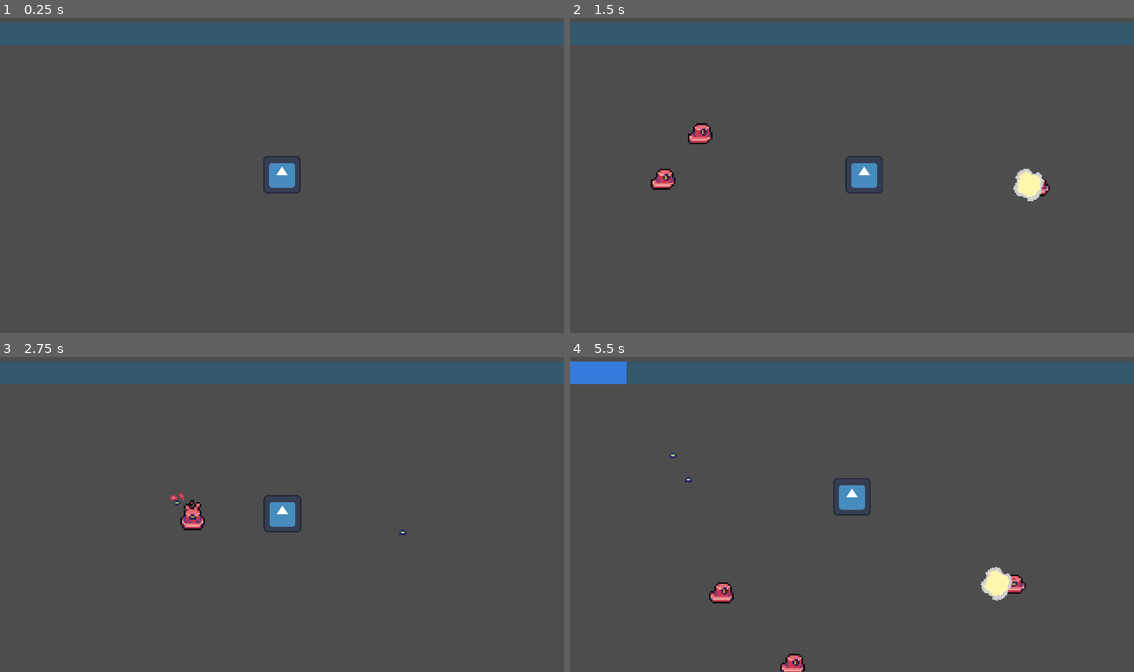
Above: before the commit, frames 1-4 (two rows, left to right).
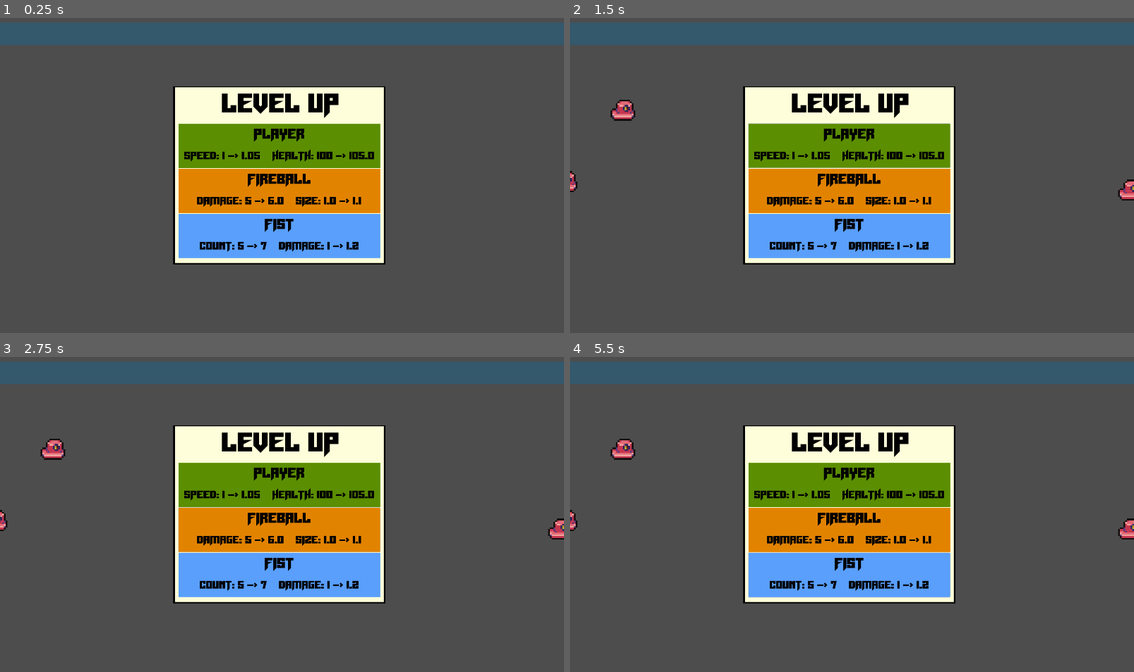
Above: after the commit, the same moments.

Repository: DragonEyeGames/Alien-Fun
Game: Godot game, scene res://main.tscn
Same seed, same stepped clock (60 frames per second), same inputs: the game is played once before the commit and once after it. The engine's default icon, where the game draws it, is replaced by a stand-in: a white triangle on a blue panel in a dark square.
Inputs (mouse positions are in pixels of both pictures, inside the frame that each line leads up to):
- Up to frame 1 (0.25 s): no input
- Up to frame 2 (1.5 s): click (852, 147) at 0.52 s; tap Enter at 1.25 s; hold D (Right) from 1.28 s (still down); tap Alt at 1.35 s
- Up to frame 3 (2.75 s): release D (Right) at 2 s; click (282, 530) at 2.02 s
- Up to frame 4 (5.5 s): hold S (Down) 2.78-3.53 s; tap Shift at 2.85, 5.1 s; hold D (Right) 3.53-4.25 s; tap Alt at 3.6 s; click (852, 574) at 4.27 s; hold W (Up) from 5.03 s (still down)

The runs differ from the first frame. In frame 1, 21% of the frame differs, in the area x 30-69%, y 21-79%; in frame 2, 23%; in frame 3, 22%; in frame 4, 23%, in the area x 0-100%, y 1-100%.

Commit message:
Level up text
there is now level up text thingy that shows up when you go to level up your bro!

Diff:
--- a/WeaponManager.gd
+++ b/WeaponManager.gd
@@ -7,7 +7,19 @@
 			"damage": 5,
 			"speed": 2,
 			"size": 1.0,
-			"count": 1,
+			"count": 1
+		},
+		"upgrades" : {
+			"damage": 1.2,
+			"speed": 1.5,
+			"size": 1.1,
+			"count": 1
+		},
+		"upgrade_type": {
+		"damage": "mul",
+		"speed": "mul",
+		"size": "mul",
+		"count": "add"
 		}
 	},
 	"fist": {
@@ -16,13 +28,31 @@
 			"damage": 1,
 			"size": .5,
 			"count": 5,
+		},
+		"upgrades" : {
+			"damage": 1.2,
+			"size": 1.1,
+			"count": 2
+		},
+		"upgrade_type": {
+		"damage": "mul",
+		"size": "mul",
+		"count": "add"
 		}
 	},
 	"player": {
 		"level": 1,
 		"stats" : {
 			"health": 100,
-			"speed": 1,
+			"speed": 1
+		},
+		"upgrades" : {
+			"health": 1.05,
+			"speed": 1.05
+		},
+		"upgrade_type": {
+			"health": "mul",
+			"speed": "mul"
 		}
 	},
 }
--- a/hud.gd
+++ b/hud.gd
@@ -3,8 +3,10 @@
 @export var player: Player
 var xpOffset:=0.0
 var bar: ProgressBar
+
 func _ready() -> void:
 	bar=$ProgressBar
+	levelUp()
 
 func _process(_delta: float) -> void:
 	bar.value=player.xp-xpOffset
@@ -16,8 +18,42 @@
 
 func levelUp():
 	get_tree().paused=true
+	var upgradeChoices = WeaponManager.items.duplicate()
+	var keys = upgradeChoices.keys()
+	for child in $LevelUp/VBoxContainer.get_children():
+		var random_key = keys.pick_random()
+		var random_item = upgradeChoices[random_key]
+		keys.erase(random_key)
+		update(child, random_item, random_key)
 	$LevelUp.visible=true
 
+func update(node, item, keyName):
+	var upgradeChoices = item["stats"].duplicate()
+	var keys=upgradeChoices.keys()
+
+	var upgrade1 = keys.pick_random()
+	print(upgrade1)
+	keys.erase(upgrade1)
+	var upgrade2 = keys.pick_random()
+	print(upgrade2)
+	keys.erase(upgrade2)
+
+	node.get_node("title").text=str(keyName)
+
+	var current1=WeaponManager.items[keyName]["stats"][upgrade1]
+	var final1
+	if(WeaponManager.items[keyName]["upgrade_type"][upgrade1]=="mul"):
+		final1=current1*WeaponManager.items[keyName]["upgrades"][upgrade1]
+	else:
+		final1=current1+WeaponManager.items[keyName]["upgrades"][upgrade1]
+
+	var current2=WeaponManager.items[keyName]["stats"][upgrade2]
+	var final2
+	if(WeaponManager.items[keyName]["upgrade_type"][upgrade2]=="mul"):
+		final2=current2*WeaponManager.items[keyName]["upgrades"][upgrade2]
+	else:
+		final2=current2+WeaponManager.items[keyName]["upgrades"][upgrade2]
+	node.get_node("description").text=str(upgrade1) + ": " + str(current1) + " -> " + str(final1) +  "    " + str(upgrade2) + ": " + str(current2) + " -> " + str(final2)
 
 func _on__pressed() -> void:
 	print("1")
--- a/hud.tscn
+++ b/hud.tscn
@@ -94,7 +94,7 @@
 mouse_filter = 2
 color = Color(0.35686275, 0.5568628, 0, 1)
 
-[node name="RichTextLabel" type="RichTextLabel" parent="LevelUp/VBoxContainer/Slot"]
+[node name="title" type="RichTextLabel" parent="LevelUp/VBoxContainer/Slot"]
 layout_mode = 0
 offset_top = 3.0
 offset_right = 687.0
@@ -107,7 +107,7 @@
 horizontal_alignment = 1
 vertical_alignment = 1
 
-[node name="RichTextLabel2" type="RichTextLabel" parent="LevelUp/VBoxContainer/Slot"]
+[node name="description" type="RichTextLabel" parent="LevelUp/VBoxContainer/Slot"]
 layout_mode = 0
 offset_top = 67.0
 offset_right = 687.0
@@ -143,7 +143,7 @@
 mouse_filter = 2
 color = Color(0.8862745, 0.5137255, 0, 1)
 
-[node name="RichTextLabel" type="RichTextLabel" parent="LevelUp/VBoxContainer/Slot2"]
+[node name="title" type="RichTextLabel" parent="LevelUp/VBoxContainer/Slot2"]
 layout_mode = 0
 offset_top = 3.0
 offset_right = 687.0
@@ -156,7 +156,7 @@
 horizontal_alignment = 1
 vertical_alignment = 1
 
-[node name="RichTextLabel2" type="RichTextLabel" parent="LevelUp/VBoxContainer/Slot2"]
+[node name="description" type="RichTextLabel" parent="LevelUp/VBoxContainer/Slot2"]
 layout_mode = 0
 offset_top = 67.0
 offset_right = 687.0
@@ -192,7 +192,7 @@
 mouse_filter = 2
 color = Color(0.34872898, 0.6224446, 0.98377293, 1)
 
-[node name="RichTextLabel" type="RichTextLabel" parent="LevelUp/VBoxContainer/Slot3"]
+[node name="title" type="RichTextLabel" parent="LevelUp/VBoxContainer/Slot3"]
 layout_mode = 0
 offset_top = 3.0
 offset_right = 687.0
@@ -205,7 +205,7 @@
 horizontal_alignment = 1
 vertical_alignment = 1
 
-[node name="RichTextLabel2" type="RichTextLabel" parent="LevelUp/VBoxContainer/Slot3"]
+[node name="description" type="RichTextLabel" parent="LevelUp/VBoxContainer/Slot3"]
 layout_mode = 0
 offset_top = 67.0
 offset_right = 687.0
